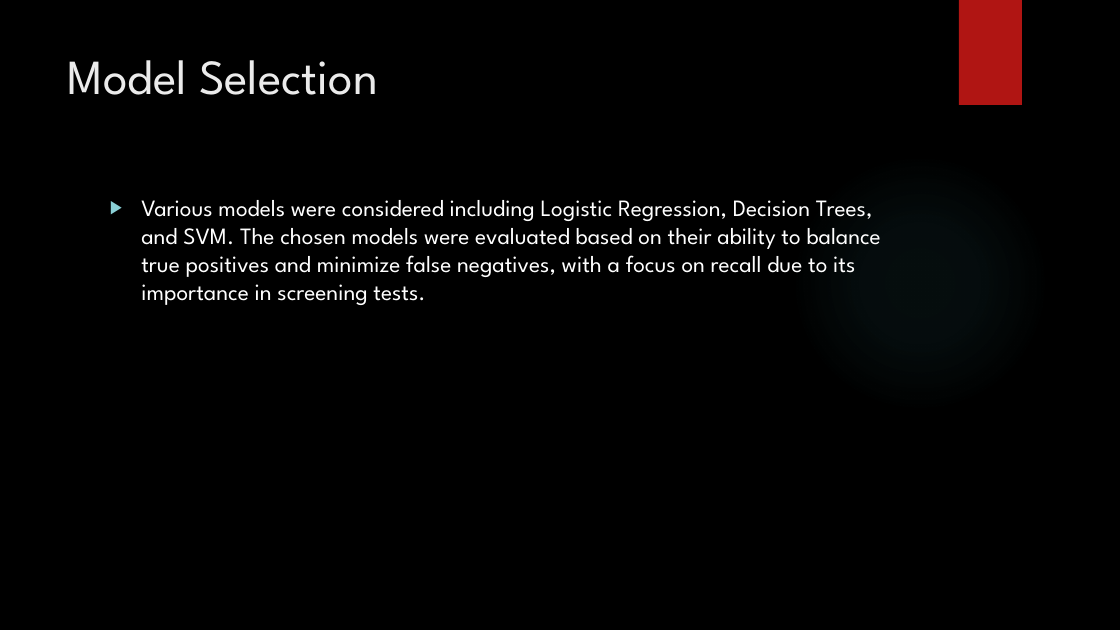
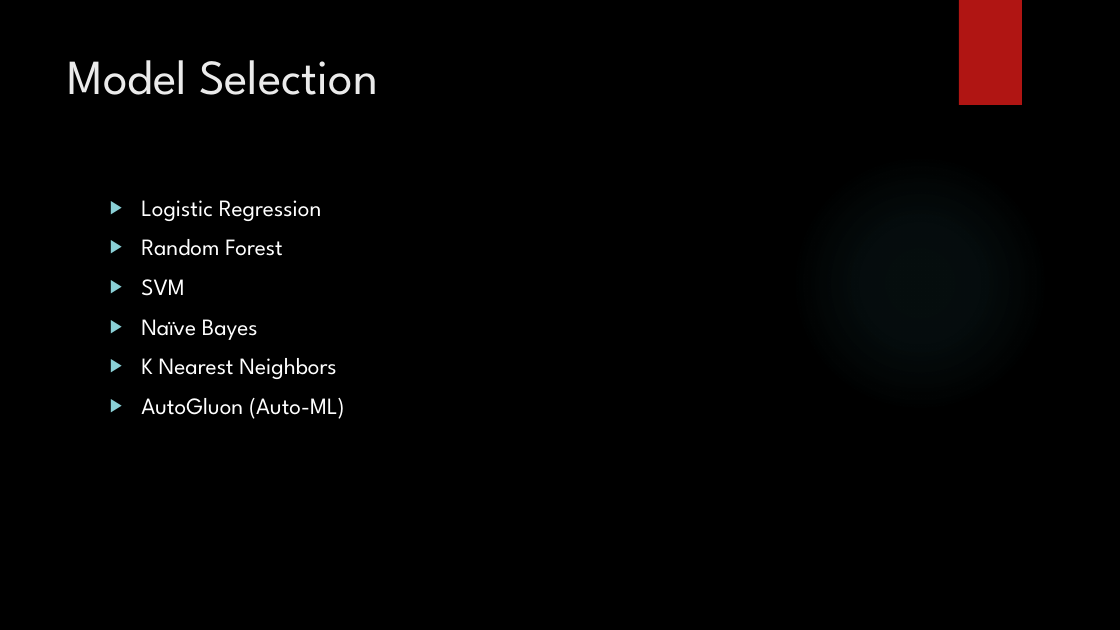
Before and after one commit to airenare/Heart-Disease-Risk-Prediction, a slide deck: slide 18 of reports/Capstone 2 - Keynotes.pptx (slide 13 before the commit). Drawn at 1120x630 pixels with LibreOffice and Linux fonts; fonts in the diff are those of the drawing; background and template pictures are left out. Boxes give left, top, right and bottom in pixels: in the first picture for what was removed or moved away, otherwise in the second. Text is boxed around its words. In the diff, an @@ line names an element or a change of style, - is before the commit and + after.

```diff
--- a/reports/Capstone 2 - Keynotes.pptx
+++ b/reports/Capstone 2 - Keynotes.pptx
@@ text at [141, 200, 345, 419]: text changed @@
-▶ Various models were considered including Logistic Regression, Decision Trees, and SVM. The chosen models were evaluated based on their ability to balance true positives and minimize false negatives, with a focus on recall due to its importance in screening tests.
+▶ Logistic Regression
+▶ Random Forest
+▶ SVM
+▶ Naïve Bayes
+▶ K Nearest Neighbors
+▶ AutoGluon (Auto-ML)
```
Also in this commit, not shown: 5 other slides changed, 6 slides added, 2 other files.
